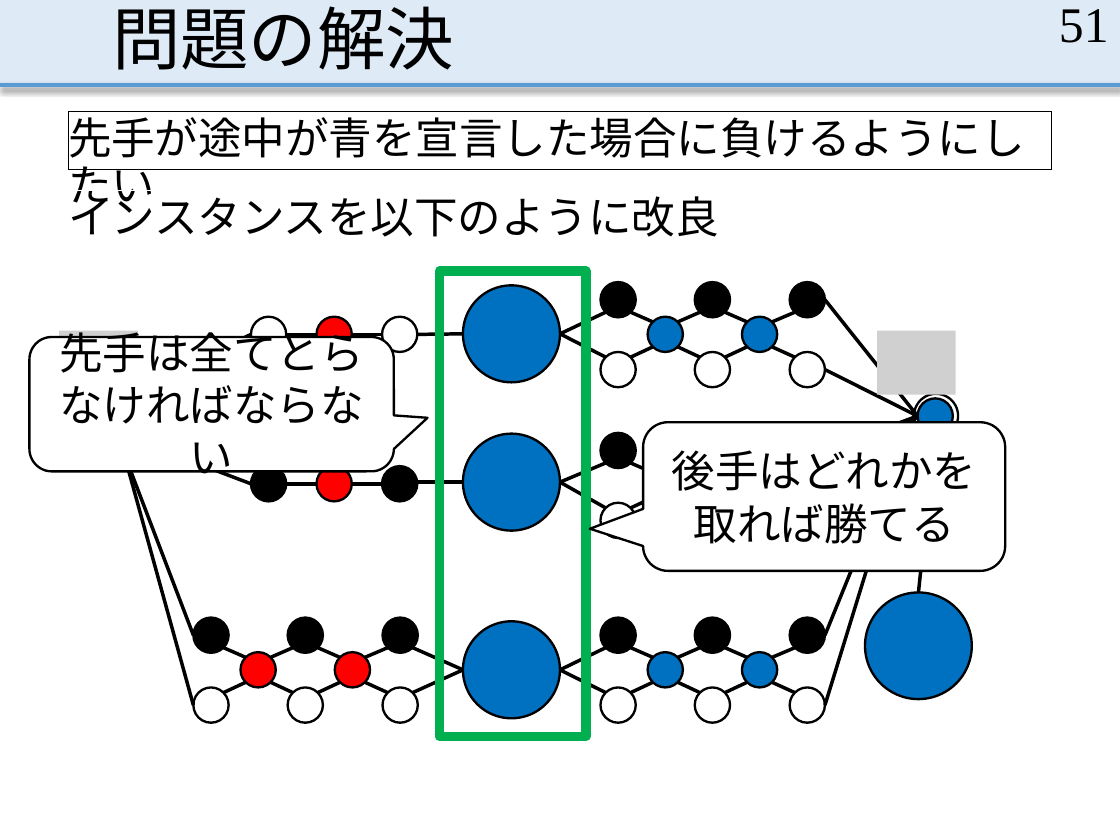
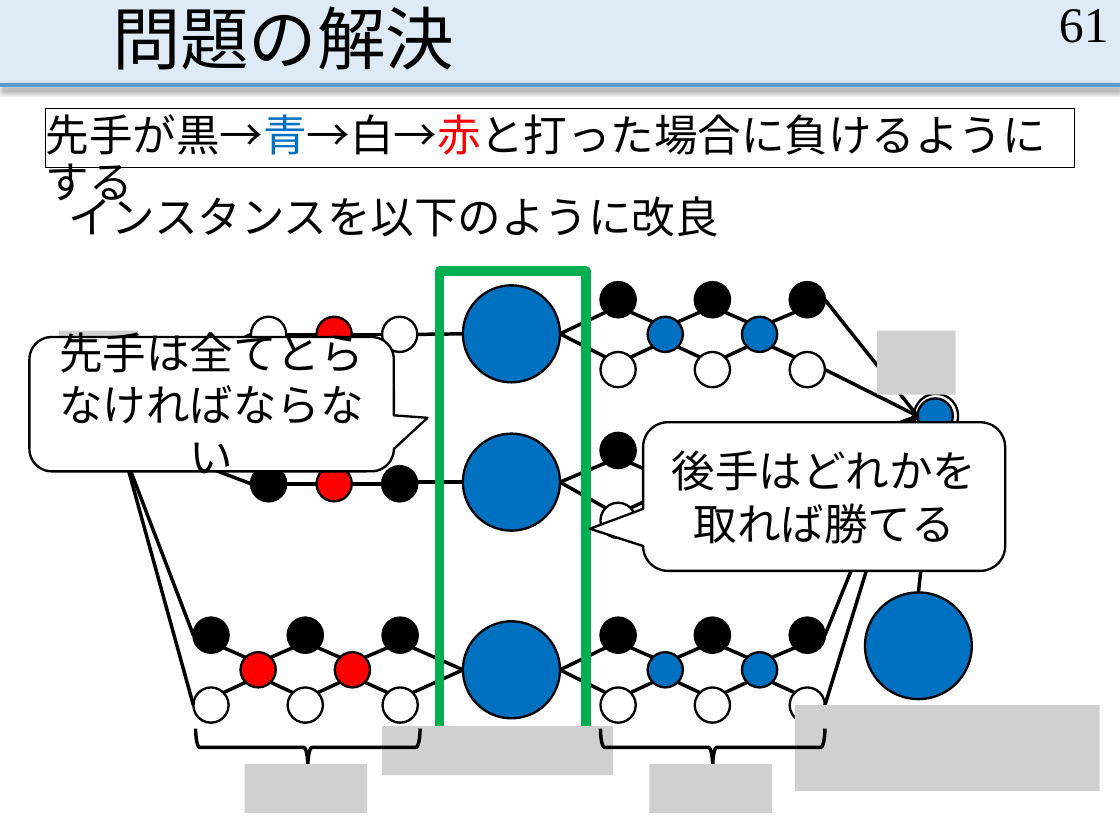
Before and after one commit to MasayaOda/SR, a slide deck: slide 61 of 191120oda.pptx (slide 51 before the commit). Drawn at 1120x840 pixels with LibreOffice and Linux fonts; fonts in the diff are those of the drawing; grey boxes stand for pictures. Boxes give left, top, right and bottom in pixels: in the first picture for what was removed or moved away, otherwise in the second. Text is boxed around its words. In the diff, an @@ line names an element or a change of style, - is before the commit and + after.

Commit message:
発表練習しよう

```diff
--- a/191120oda.pptx
+++ b/191120oda.pptx
@@ page number at bbox=[1059, 9, 1109, 43]: text changed @@
-51
+61
@@ text in rectangle at bbox=[46, 108, 1046, 155]: text changed @@
-先手が途中が青を宣言した場合に負けるようにしたい
+先手が黒→青→白→赤と打った場合に負けるようにする
@@ rectangle "先手が黒→青→白→赤と打った場合に負けるようにする": place and size @@
-rectangle "先手が黒→青→白→赤と打った場合に負けるようにする" at bbox=[68, 111, 1052, 170]
+rectangle "先手が黒→青→白→赤と打った場合に負けるようにする" at bbox=[46, 109, 1075, 168]
@@ picture added at bbox=[795, 706, 1100, 792] @@
@@ left brace added at bbox=[196, 728, 420, 766], outline #000000 2.25 pt @@
@@ picture added at bbox=[382, 726, 613, 775] @@
@@ left brace added at bbox=[601, 728, 825, 766], outline #000000 2.25 pt @@
@@ picture added at bbox=[244, 764, 366, 813] @@
@@ picture added at bbox=[650, 764, 772, 813] @@
```
Also in this commit, not shown: 43 other slides changed, 14 slides added, 1 other file.
